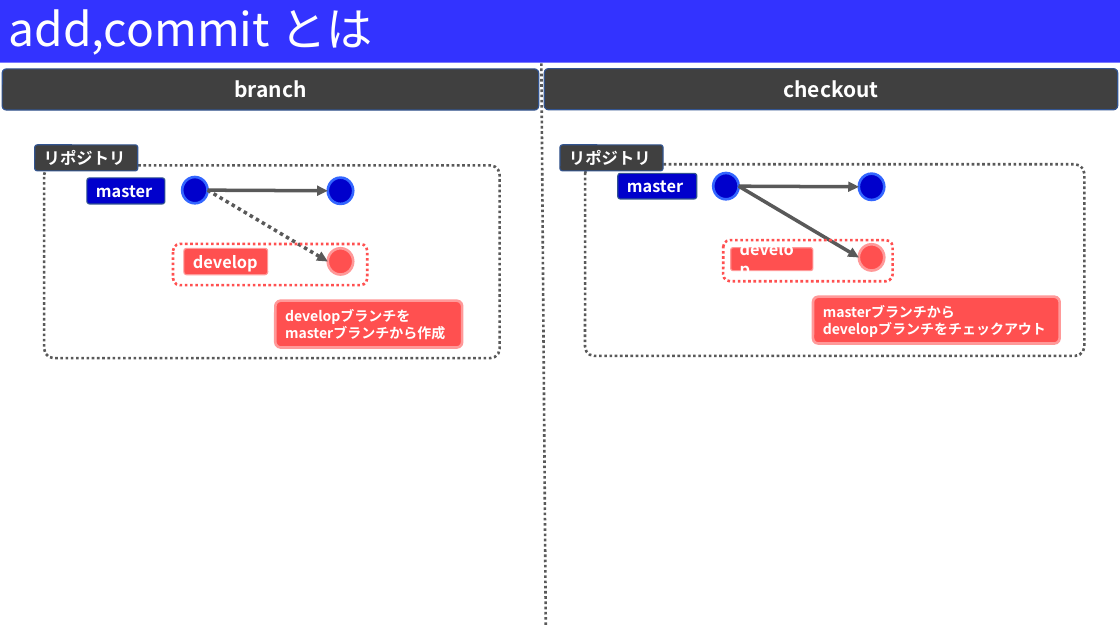
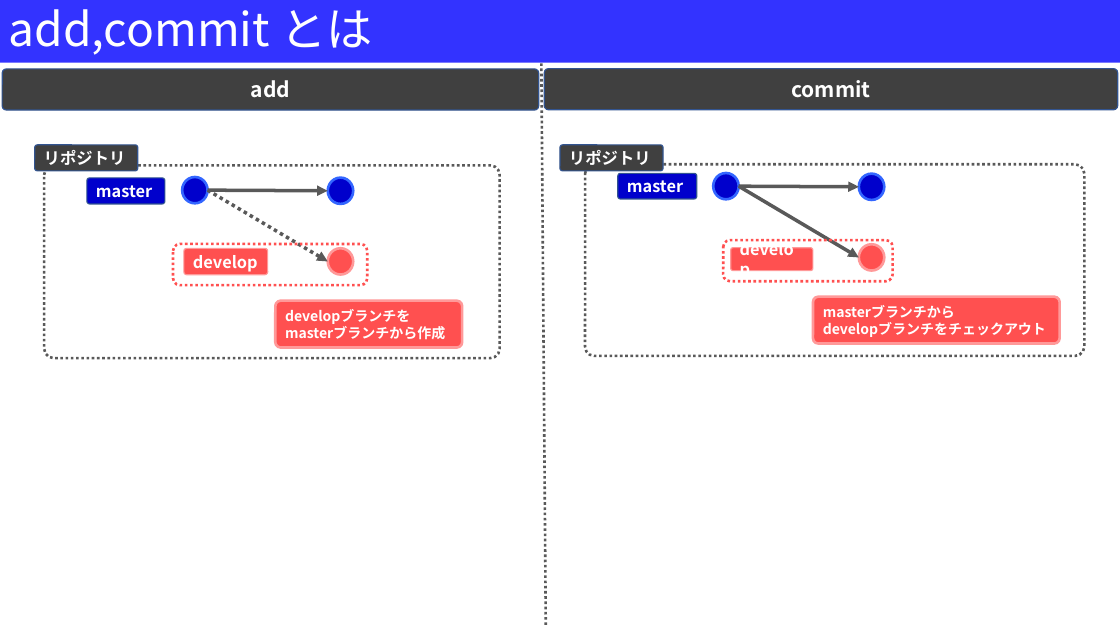
Before and after one commit to Kazu23-dot/Document, a slide deck: slide 5 of Git基本操作一覧.pptx. Drawn at 1120x630 pixels with LibreOffice and Linux fonts; fonts in the diff are those of the drawing. Boxes give left, top, right and bottom in pixels: in the first picture for what was removed or moved away, otherwise in the second. Text is boxed around its words. In the diff, an @@ line names an element or a change of style, - is before the commit and + after.

Commit message:
更新完了

```diff
--- a/Git基本操作一覧.pptx
+++ b/Git基本操作一覧.pptx
@@ text in rounded rectangle at box(251, 80, 290, 98): text changed @@
-branch
+add
@@ text in rounded rectangle at box(791, 80, 870, 98): text changed @@
-checkout
+commit
```
